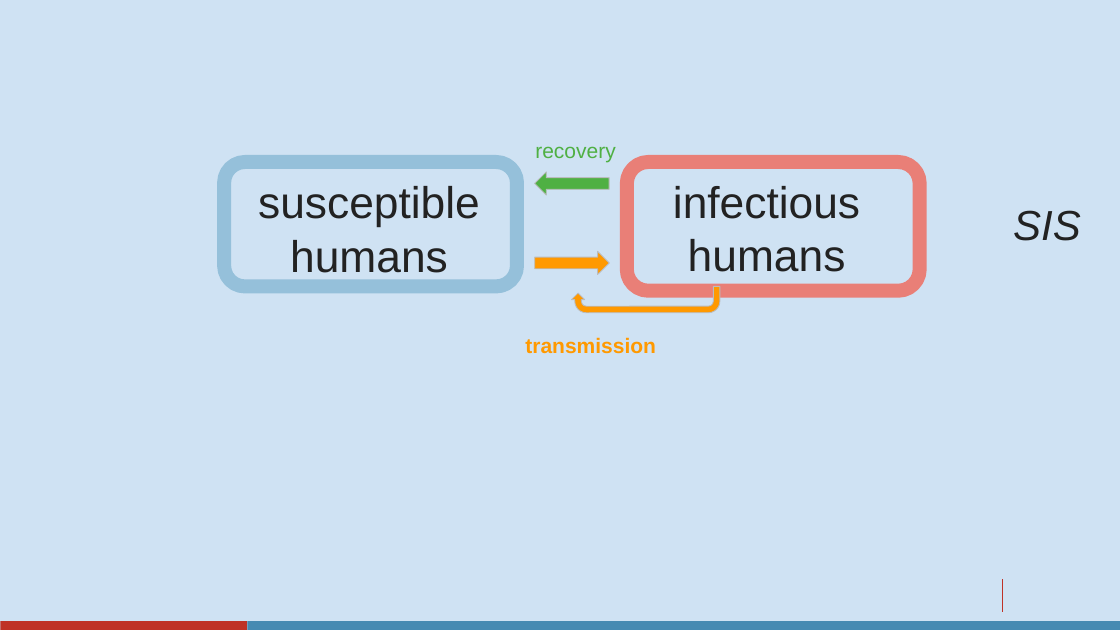
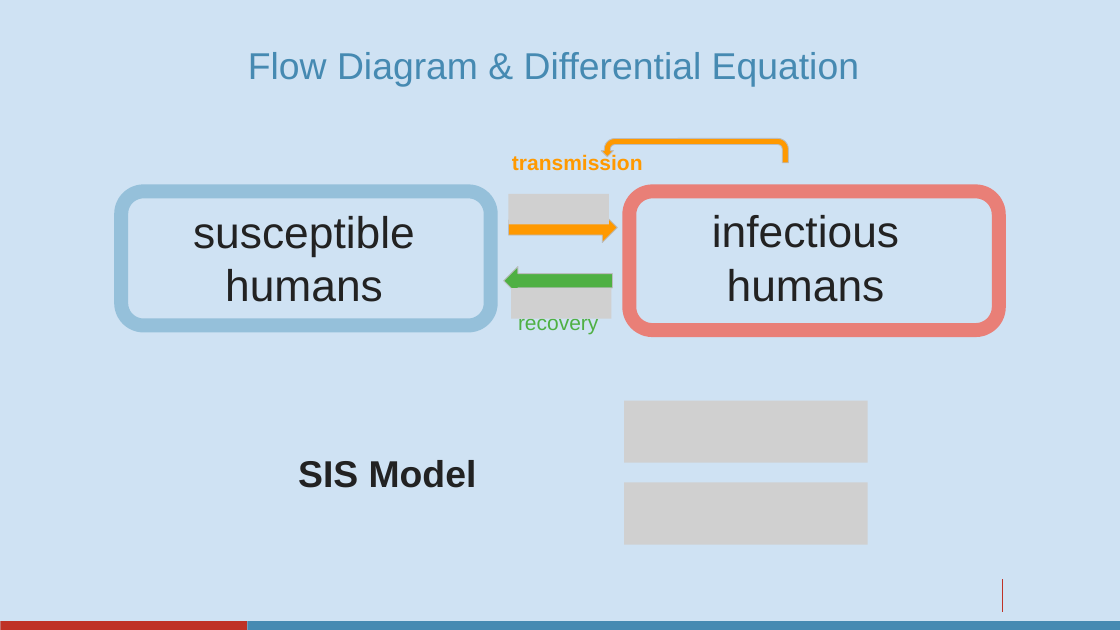
Before and after one commit to sineshawl/Malaria_Training_Network_Modelling, a slide deck: slide 3 of Mathematical Modelling Project - Group 5.pptx (slide 5 before the commit). Drawn at 1120x630 pixels with LibreOffice and Linux fonts; fonts in the diff are those of the drawing; grey boxes stand for pictures; background and template pictures are left out. Boxes give left, top, right and bottom in pixels: in the first picture for what was removed or moved away, otherwise in the second. Text is boxed around its words. In the diff, an @@ line names an element or a change of style, - is before the commit and + after.

```diff
--- a/Mathematical Modelling Project - Group 5.pptx
+++ b/Mathematical Modelling Project - Group 5.pptx
@@ title added at (x1=248, y1=52, x2=859, y2=87), 32 pt, text #468AB2 @@
+Flow Diagram & Differential Equation
@@ text "transmission" at (x1=512, y1=153, x2=643, y2=171): alignment left to centre @@
@@ text "transmission" moved from (x1=525, y1=337, x2=656, y2=354) to (x1=512, y1=153, x2=643, y2=171) @@
@@ uturn arrow resized from (x1=571, y1=287, x2=720, y2=313) to (x1=602, y1=139, x2=789, y2=163) @@
@@ uturn arrow at (x1=602, y1=139, x2=789, y2=163): mirrored @@
@@ rounded rectangle resized from (x1=224, y1=162, x2=518, y2=287) to (x1=121, y1=192, x2=491, y2=326) @@
@@ text "susceptible humans" moved from (x1=258, y1=186, x2=480, y2=273) to (x1=193, y1=216, x2=415, y2=302) @@
@@ rounded rectangle resized from (x1=627, y1=162, x2=920, y2=291) to (x1=629, y1=192, x2=999, y2=330) @@
@@ text "infectious" moved from (x1=673, y1=186, x2=860, y2=272) to (x1=712, y1=215, x2=899, y2=302) @@
@@ right arrow resized from (x1=535, y1=251, x2=610, y2=275) to (x1=508, y1=213, x2=617, y2=243) @@
@@ right arrow resized from (x1=535, y1=172, x2=610, y2=196) to (x1=504, y1=266, x2=613, y2=295) @@
@@ text "recovery" moved from (x1=535, y1=146, x2=615, y2=163) to (x1=518, y1=319, x2=598, y2=334) @@
@@ text "recovery" at (x1=518, y1=319, x2=598, y2=334): alignment left to centre @@
@@ text at (x1=298, y1=460, x2=477, y2=488): text changed; size 36 to 32 pt; bold on; italic off @@
-SIS
+SIS Model
@@ group added at (x1=508, y1=194, x2=868, y2=544): 4 pictures @@
```
Also in this commit, not shown: 2 other slides changed, 14 slides added, 5 slides removed, 7 other files.
